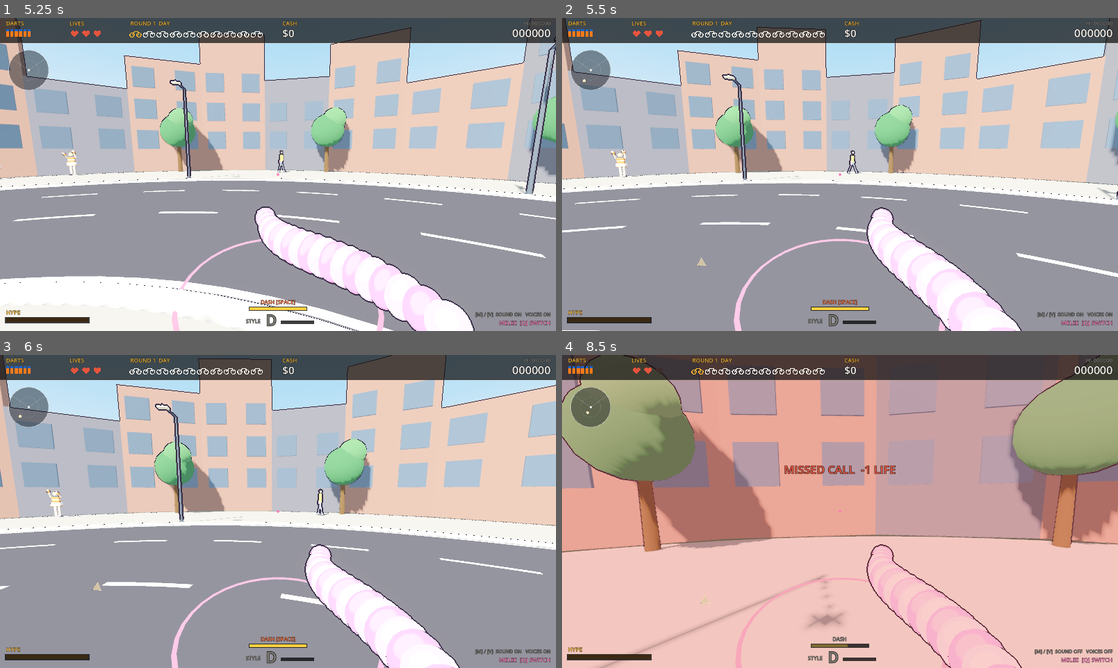
Above: before the commit, frames 1-4 (two rows, left to right).
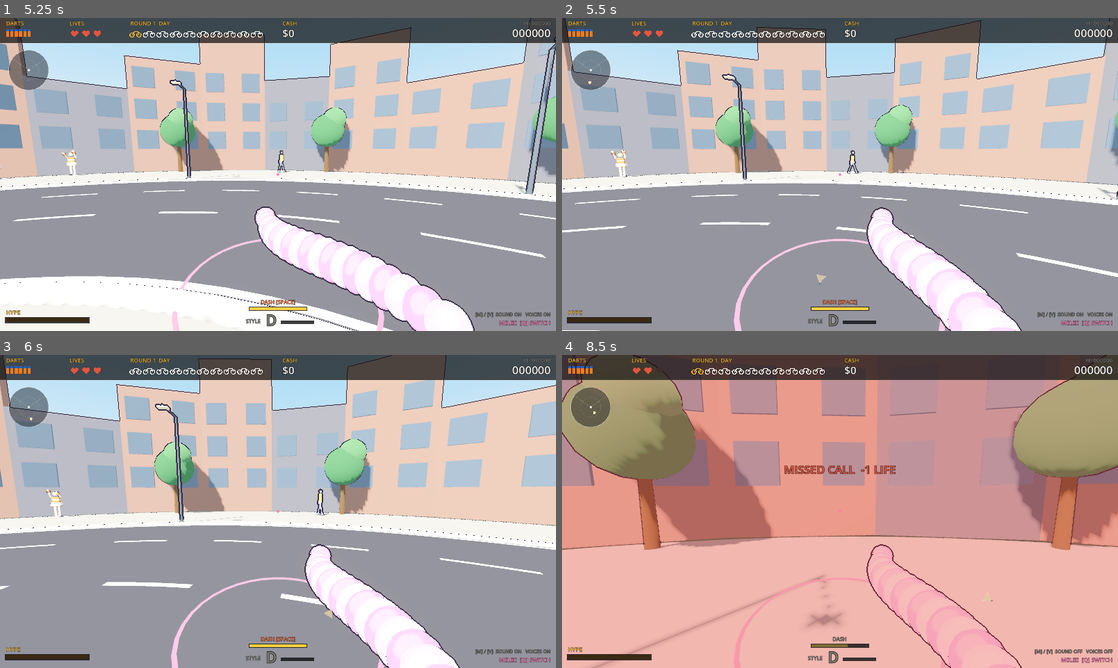
Above: after the commit, the same moments.

Repository: GVihi/FstreliBiciklina3D
Game: Godot game, scene res://main.tscn
The game is run twice, just before and just after one commit, with the same random seed, the same clock (stepped at 60 frames per second) and the same inputs.
Inputs (mouse positions are in pixels of both pictures, inside the frame that each line leads up to):
- Up to frame 1 (5.25 s): tap Enter at 0.5, 3.5 s; move the mouse to (400, 158) at 0.52 s; hold Right 0.53-1.28 s; tap R at 0.6 s; click (400, 158) at 0.67 s; tap Space at 0.77, 1.52, 2.75, 3.77, 4.25 s; move the mouse to (250, 174) at 1.27 s; hold W 1.28-2.75 s; tap Q at 1.35 s; move the mouse to (289, 168) at 2.02 s; tap Tab at 2.1 s; drag from (250, 237) to (111, 127) at 2.77 s; move the mouse to (444, 221) at 3.52 s; hold Left 3.53-4.25 s; tap Keypad Enter at 3.6 s; drag from (111, 127) to (194, 96) at 4.27 s; move the mouse to (283, 174) at 5.02 s; hold W from 5.03 s (still down); tap 2 at 5.1 s; click (283, 174) at 5.17 s
- Up to frame 2 (5.5 s): keep holding W
- Up to frame 3 (6 s): move the mouse to (255, 505) at 5.77 s; release W at 5.78 s; hold Right from 5.78 s (still down); tap 3 at 5.85 s
- Up to frame 4 (8.5 s): tap Space at 6.02, 6.77, 7.52 s; move the mouse to (867, 511) at 6.52 s; release Right at 6.53 s; hold W from 6.53 s (still down); tap 4 at 6.6 s; move the mouse to (812, 511) at 7.27 s; tap M at 7.35 s; click (812, 511) at 7.42 s; move the mouse to (851, 505) at 8.02 s; tap V at 8.1 s

Frame 1 is identical in both runs. In frame 2, less than 0.1% of the frame differs, in the area x 3-48%, y 19-86%; in frame 3, less than 0.1%; in frame 4, 3.2%, in the area x 0-100%, y 0-100%.

Commit message:
Move riders to riders.gd
Mechanical move of rider spawning, waves, movement, sound, collisions, hits
and detaching parts. Shared state stays on main.gd (g); main.gd calls
rider_sys.<fn>. No behaviour change.

Co-Authored-By: Claude Sonnet 5.5 <noreply@anthropic.com>
Claude-Session: https://claude.ai/code/session_01ShLHRRdnSYSZazKqP7QJMN

Diff:
--- a/scripts/main.gd
+++ b/scripts/main.gd
@@ -17,6 +17,7 @@
 const PickupsScript = preload("res://scripts/pickups.gd")
 const PhonesScript = preload("res://scripts/phones.gd")
 const BossesScript = preload("res://scripts/bosses.gd")
+const RidersScript = preload("res://scripts/riders.gd")
 
 # ------------------------------------------------------------------ tuning
 # The arena is a roundabout (ring.gd). All rules still work in "street" coordinates: x along the road,
@@ -397,6 +398,7 @@
 var pickup_sys = PickupsScript.new(self)   # pickups.gd: Pickups: drops from kills, floating collectibles, magnet and collection.
 var civ_sys = PedestriansScript.new(self)   # pedestrians.gd: Pedestrians (civilians): spawning, walking, getting hit.
 var boss_sys = BossesScript.new(self)   # bosses.gd: Bosses: spawning, telegraphed attacks, weak points, phases and defeat.
+var rider_sys = RidersScript.new(self)   # riders.gd: Riders: spawning waves, movement and sound, collisions, hits and losing parts.
 
 # the HUD calls these two on main, so they stay as thin wrappers
 func get_setting(id: String):
@@ -1689,11 +1691,11 @@
 				pending_boss = false
 				boss_sys.spawn_boss()
 			elif next_idx < PER_ROUND:
-				spawn_wave()
+				rider_sys.spawn_wave()
 		return
 	for i in range(riders.size() - 1, -1, -1):
 		if i < riders.size():
-			update_rider(riders[i], gdt)
+			rider_sys.update_rider(riders[i], gdt)
 
 # ================================================================== shotgun + melee
 func reload_step() -> float:
@@ -1841,7 +1843,7 @@
 
 	if target_hit:
 		if best_kind == "rider":
-			hit_rider(best_obj, 2 if lastshot else 1)
+			rider_sys.hit_rider(best_obj, 2 if lastshot else 1)
 		elif best_kind == "civ":
 			civ_sys.hit_civ(best_obj)
 		elif best_kind == "boss":
@@ -1903,7 +1905,7 @@
 		if r["mode"] != "fly" and r["mode"] != "away":
 			continue
 		if not Ring.hidden(r["x"]) and flat_dist_v(zc, rider_world(r, 0.0)) < zr * 0.8 + 0.9:
-			hit_rider(r, 2)
+			rider_sys.hit_rider(r, 2)
 			hit_any = true
 	if hit_any:
 		sfx.play3d("rubber", zc)
@@ -2004,7 +2006,7 @@
 	plastic_burst(tp)
 	sfx.play3d("phone_smash", tp)
 	if tgt.has("ln"):
-		hit_rider(tgt, 99)
+		rider_sys.hit_rider(tgt, 99)
 	else:
 		boss_sys.hit_boss(tgt, 3, false, 100.0)
 	hitstop = 0.12
@@ -2133,285 +2135,3 @@
 		var pos = Vector3(randf_range(-12.0, 12.0), randf_range(5.0, 9.0), randf_range(-9.0, 2.0))
 		spawn_particle(pos, Vector3(randf_range(-1.0, 1.0), randf_range(-1.0, 0.5), randf_range(-1.0, 1.0)),
 			randf_range(2.5, 4.0), pick_one(confetti_mats), Vector3(0.14, 0.01, 0.09), 1.5, randf_range(-8.0, 8.0))
-
-# ================================================================== riders
-func spawn_rider(lane_idx: int, dir: int) -> Dictionary:
-	var roll = randf()
-	var type = "pro"
-	if round_n >= 2 and roll < 0.2:
-		type = "sprinter"
-	elif round_n >= 2 and roll < 0.4:
-		type = "courier"
-	if round_n >= 2 and randf() < minf(0.36, 0.12 + round_n * 0.04):
-		type = "tough"
-	var kit_i = randi() % 4
-	if type == "sprinter":
-		kit_i = 4
-	elif type == "courier":
-		kit_i = 0
-	elif type == "tough":
-		kit_i = 5
-	var kit = Models.kit_of(kit_i)
-	var diff = 1.0 + (round_n - 1) * 0.13 + next_idx * 0.03
-	var base = 165.0 * RIDER_SCALE * diff * TYPES[type]["sp"]
-	var hp = 1
-	if type == "tough":
-		hp = 3 if round_n >= 5 else 2
-	var m = Models.build_rider(type, kit)
-	add_child(m["root"])
-	var x0 = -(ARENA_HX + 2.0) if dir > 0 else (ARENA_HX + 2.0)
-	place(m["root"], x0, 0.0, LANE_Z[lane_idx])
-	face_rider(m, dir)
-	var r = {
-		"x": x0, "dir": dir, "ln": lane_idx, "base": base, "spd": base, "tgt": base,
-		"chg": randf_range(0.5, 1.2), "wph": 0.0, "cph": 0.0, "mode": "fly", "t": 0.0, "age": 0.0,
-		"entered": false, "type": type, "idx": next_idx, "model": m, "parts": [], "kit": kit,
-		"limit": maxf(3.0, 6.1 - round_n * 0.35) + RIDER_TIME_BONUS,
-		"hp": hp, "max_hp": hp, "flash": 0.0, "snd": null, "gone": false,
-		"can_throw": randf() < clampf(0.55 + 0.06 * round_n, 0.6, 0.9), "throw_t": randf_range(0.5, 1.4), "wind_t": 0.0
-	}
-	next_idx += 1
-	riders.append(r)
-	r["snd"] = sfx.make_loop("loop_rider", m["root"], Vector3(0, 1.0, 0))
-	Models.pose_rider(m, 0.0, 0.0)
-	return r
-
-func spawn_wave() -> void:
-	var remaining = PER_ROUND - next_idx
-	var n = 1
-	if round_n >= 2 and remaining >= 2 and randf() < minf(0.55, 0.12 + round_n * 0.08):
-		n = 2
-	var order = [0, 1, 2]
-	order.shuffle()
-	var dir = 1 if randf() < 0.5 else -1
-	for k in range(n):
-		var d = dir
-		if k > 0 and randf() < 0.5:
-			d = -dir
-		var r = spawn_rider(order[k], d)
-		if n == 2:
-			r["limit"] += 1.0
-	wave_miss = false
-
-func face_rider(m: Dictionary, dir: int) -> void:
-	var pv: Node3D = m["pivot"]
-	pv.rotation = Vector3(0.0, 0.0 if dir > 0 else PI, 0.0)
-
-func update_rider_sound(r: Dictionary) -> void:
-	var spd_px = r["spd"] / PX_TO_M
-	var vol = 0.05 * clampf(spd_px / 250.0, 0.4, 1.8)
-	sfx.set_loop(r["snd"], vol * 2.2, (500.0 + spd_px * 1.6) / 700.0)
-
-# standing on the road is dangerous: a rider that reaches you knocks you down (a dash through it is a perfect dodge)
-func rider_collide(r: Dictionary) -> void:
-	if state != "play" or Ring.hidden(r["x"]):
-		return
-	var rp = rider_world(r, 0.0)
-	if Vector2(rp.x - player.position.x, rp.z - player.position.z).length() < 0.95:
-		damage_player("RUN OVER BY A CYCLIST", "run")
-
-func update_rider(r: Dictionary, dt: float) -> void:
-	var m = r["model"]
-	var root: Node3D = m["root"]
-	var mode = r["mode"]
-	if r["flash"] > 0.0:
-		r["flash"] -= dt
-		if r["flash"] <= 0.0:
-			set_flash(root, false)
-	if mode == "fly":
-		r["age"] += dt
-		r["chg"] -= dt
-		if r["chg"] <= 0.0:
-			var roll = randf()
-			if roll < 0.22:
-				r["tgt"] = r["base"] * randf_range(1.8, 2.3)
-				r["chg"] = randf_range(0.3, 0.5)
-			elif roll < 0.42:
-				r["tgt"] = r["base"] * randf_range(0.3, 0.5)
-				r["chg"] = randf_range(0.4, 0.8)
-			else:
-				r["tgt"] = r["base"] * randf_range(0.7, 1.4)
-				r["chg"] = randf_range(0.5, 1.3)
-		var mul = 1.0 + r["age"] * 0.08
-		r["spd"] += (r["tgt"] * mul - r["spd"]) * minf(1.0, dt * 3.0)
-		r["x"] += r["dir"] * r["spd"] * dt
-		if not r["entered"] and not Ring.hidden(r["x"]):
-			r["entered"] = true
-		if r["entered"]:                                  # riders keep circling: through the tunnel and round again
-			if r["x"] > ARENA_HX:
-				r["x"] -= 2.0 * ARENA_HX
-			elif r["x"] < -ARENA_HX:
-				r["x"] += 2.0 * ARENA_HX
-		r["wph"] += r["spd"] * dt / 0.34
-		r["cph"] += dt * (6.0 + 0.444 * r["spd"])
-		face_rider(m, r["dir"])
-		place(root, r["x"], sin(r["age"] * 10.0) * 0.015, LANE_Z[r["ln"]])
-		Models.pose_rider(m, r["cph"], r["wph"])
-		update_rider_sound(r)
-		rider_collide(r)
-		if r["wind_t"] > 0.0:
-			r["wind_t"] -= dt
-			if r["wind_t"] <= 0.0:
-				phone_sys.launch_phone(r)
-		elif r["can_throw"] and r["entered"] and not Ring.hidden(r["x"]) and phones.size() < 3:
-			r["throw_t"] -= dt
-			if r["throw_t"] <= 0.0:
-				if throw_cool <= 0.0 and state == "play":
-					phone_sys.start_throw(r)
-				else:
-					r["throw_t"] = 0.3
-		if r["age"] > r["limit"]:
-			r["mode"] = "away"
-			r["dir"] = -1 if r["x"] < 0.0 else 1
-			face_rider(m, r["dir"])
-			sfx.play3d("whoosh", root.position)
-	elif mode == "away":
-		r["spd"] = minf(39.0, r["spd"] + 26.0 * dt)
-		r["x"] += r["dir"] * r["spd"] * dt
-		r["wph"] += r["spd"] * dt / 0.34
-		r["cph"] += dt * (6.0 + 0.444 * r["spd"])
-		place(root, r["x"], 0.0, LANE_Z[r["ln"]])
-		Models.pose_rider(m, r["cph"], r["wph"])
-		update_rider_sound(r)
-		rider_collide(r)
-		if absf(r["x"]) > ARENA_HX + 2.6:
-			resolve(r, false)
-	elif mode == "hit":
-		r["t"] += dt
-		m["pivot"].visible = (int(r["t"] * 30.0) % 2 == 1)
-		if r["t"] > 0.3:
-			m["pivot"].visible = true
-			spawn_parts(r)
-			r["mode"] = "fall"
-			r["t"] = 0.0
-	elif mode == "fall":
-		r["t"] += dt
-		var alive = 0
-		for p in r["parts"]:
-			if p["done"]:
-				continue
-			var node: Node3D = p["node"]
-			var v: Vector3 = p["vel"]
-			if not p["landed"]:
-				v.y -= GRAVITY * dt
-				node.position += v * dt
-				node.rotation += p["av"] * dt
-				if node.position.y <= p["floor"] and v.y < 0.0:
-					node.position = Vector3(node.position.x, p["floor"], node.position.z)
-					if absf(v.y) > 2.5:
-						var k = clampf(absf(v.y) / 10.0, 0.2, 1.0)
-						sfx.play3d("land_s" if k < 0.4 else ("land_m" if k < 0.75 else "land_l"), node.position)
-						v.y = -v.y * 0.3
-						v.x *= 0.65
-						v.z *= 0.65
-						p["av"] = p["av"] * 0.5
-					else:
-						v.y = 0.0
-						p["landed"] = true
-			else:
-				v.x *= maxf(0.0, 1.0 - 3.0 * dt)
-				v.z *= maxf(0.0, 1.0 - 3.0 * dt)
-				node.position += Vector3(v.x, 0.0, v.z) * dt
-				var kk = minf(1.0, dt * 8.0)
-				var rot: Vector3 = node.rotation
-				rot.x = lerp_angle(rot.x, p["rest_x"], kk)
-				rot.z = lerp_angle(rot.z, 0.0, kk)
-				node.rotation = rot
-				p["rest"] += dt
-				if p["rest"] > 1.0:
-					p["done"] = true
-			p["vel"] = v
-			node.position = Ring.clamp_road(node.position)
-			if r["t"] > 4.0:
-				p["done"] = true
-			if not p["done"]:
-				alive += 1
-		if alive == 0:
-			resolve(r, true)
-
-func hit_rider(r: Dictionary, dmg: int) -> void:
-	r["hp"] -= dmg
-	var wpos = tw3(r["x"], 1.0, LANE_Z[r["ln"]])
-	if r["hp"] > 0:
-		r["flash"] = 0.15
-		set_flash(r["model"]["root"], true)
-		sfx.play3d("thud", wpos)
-		sfx.play3d("clank2", wpos)
-		var arm = int(round(150.0 * (1.0 + 0.1 * (round_n - 1))))
-		score += arm * (2 if hype_t > 0.0 else 1)
-		hi_check()
-		add_hype(6.0)
-		add_popup(wpos + Vector3(0, 1.2, 0), "ARMOURED  %d LEFT" % r["hp"], WHITE, true)
-		burst(wpos, 6, ["#f2b630"], 3.0, 0.3, 0.4, 0.06)
-		return
-	r["mode"] = "hit"
-	r["t"] = 0.0
-	r["wind_t"] = 0.0
-	sfx.stop_loop(r["snd"])
-	r["snd"] = null
-	sfx.play3d("hit", wpos)
-	shots_hit += 1
-	combo = mini(5, combo + 1)
-	best_combo = maxi(best_combo, combo)
-	var pts = int(round(500.0 * TYPES[r["type"]]["pts"] * LANE_MULT[r["ln"]] * (1.0 + 0.1 * (round_n - 1))))
-	pts *= combo
-	if hype_t > 0.0:
-		pts *= 2
-	if melee:
-		pts = int(round(pts * 1.5))
-	pts = int(round(pts * style_mul()))
-	score += pts
-	hi_check()
-	add_hype(10.0 + 3.0 * combo)
-	cheer = maxf(cheer, 0.7 + 0.1 * combo)
-	combo_shout()
-	add_style(12.0 + (6.0 if melee else 0.0))
-	add_cash(13 if r["type"] == "tough" else 5)
-	hitstop = maxf(hitstop, 0.09 if melee else 0.04)
-	pickup_sys.drop_kill(wpos + Vector3(0, 0.5, 0), r["type"] == "tough")
-	var label = "+%d" % pts
-	if combo > 1:
-		label += "  x%d" % combo
-	add_popup(wpos + Vector3(0, 1.0, 0), label, GOLD)
-	add_popup(wpos + Vector3(0, 0.5, 0), "JOJ!", WHITE, true)
-	burst(wpos, 10, ["#ff9a3a"], 4.0, 0.3, 0.5, 0.06)
-	sfx.v_yelp(wpos)
-	if randf() < 0.4:
-		sfx.say("rider_hit")
-
-func spawn_parts(r: Dictionary) -> void:
-	var m = r["model"]
-	var dirf = float(r["dir"])
-	var sgn = 1.0 if randf() < 0.5 else -1.0
-	r["parts"].append(detach_part(m["bike"],
-		street_vel(r["x"], dirf * r["spd"] * 0.45 + randf_range(-1.0, 1.0), randf_range(2.5, 4.0), randf_range(-1.5, 1.5)),
-		Vector3(randf_range(-6.0, 6.0), randf_range(-4.0, 4.0), randf_range(-6.0, 6.0)), 0.09, sgn * PI * 0.5))
-	if r["type"] == "tough":
-		# the armoured rider jumps off the bike and runs at you
-		boss_sys.spawn_runner(r)
-		var man: Node3D = m["man"]
-		man.queue_free()
-	else:
-		r["parts"].append(detach_part(m["man"],
-			street_vel(r["x"], dirf * r["spd"] * 0.35 + randf_range(-1.5, 1.5), randf_range(4.0, 5.5), randf_range(-1.5, 1.5)),
-			Vector3(randf_range(-5.0, 5.0), randf_range(-3.0, 3.0), randf_range(-5.0, 5.0)), 0.2, -sgn * PI * 0.5))
-
-func detach_part(node: Node3D, vel: Vector3, av: Vector3, floor_y: float, rest_x: float) -> Dictionary:
-	var gt = node.global_transform
-	node.get_parent().remove_child(node)
-	add_child(node)
-	node.global_transform = gt
-	return {"node": node, "vel": vel, "av": av, "floor": floor_y, "rest_x": rest_x, "landed": false, "rest": 0.0, "done": false}
-
-func resolve(r: Dictionary, hit: bool) -> void:
-	var i = riders.find(r)
-	if i >= 0:
-		riders.remove_at(i)
-	free_rider(r)
-	hits[r["idx"]] = hit
-	if not hit:
-		combo = 0
-		wave_miss = true
-		if randf() < 0.35:
-			sfx.say("taunt")
-	after_wave()
--- /dev/null
+++ b/scripts/riders.gd
@@ -0,0 +1,293 @@
+extends RefCounted
+# Riders: spawning waves, movement and sound, collisions, hits and losing parts.
+# Shared game state stays on main.gd (g); this file holds the logic.
+
+const Models = preload("res://scripts/models.gd")
+const Ring = preload("res://scripts/ring.gd")
+
+var g = null
+
+func _init(game) -> void:
+	g = game
+
+# ================================================================== riders
+func spawn_rider(lane_idx: int, dir: int) -> Dictionary:
+	var roll = randf()
+	var type = "pro"
+	if g.round_n >= 2 and roll < 0.2:
+		type = "sprinter"
+	elif g.round_n >= 2 and roll < 0.4:
+		type = "courier"
+	if g.round_n >= 2 and randf() < minf(0.36, 0.12 + g.round_n * 0.04):
+		type = "tough"
+	var kit_i = randi() % 4
+	if type == "sprinter":
+		kit_i = 4
+	elif type == "courier":
+		kit_i = 0
+	elif type == "tough":
+		kit_i = 5
+	var kit = Models.kit_of(kit_i)
+	var diff = 1.0 + (g.round_n - 1) * 0.13 + g.next_idx * 0.03
+	var base = 165.0 * g.RIDER_SCALE * diff * g.TYPES[type]["sp"]
+	var hp = 1
+	if type == "tough":
+		hp = 3 if g.round_n >= 5 else 2
+	var m = Models.build_rider(type, kit)
+	g.add_child(m["root"])
+	var x0 = -(g.ARENA_HX + 2.0) if dir > 0 else (g.ARENA_HX + 2.0)
+	g.place(m["root"], x0, 0.0, g.LANE_Z[lane_idx])
+	face_rider(m, dir)
+	var r = {
+		"x": x0, "dir": dir, "ln": lane_idx, "base": base, "spd": base, "tgt": base,
+		"chg": randf_range(0.5, 1.2), "wph": 0.0, "cph": 0.0, "mode": "fly", "t": 0.0, "age": 0.0,
+		"entered": false, "type": type, "idx": g.next_idx, "model": m, "parts": [], "kit": kit,
+		"limit": maxf(3.0, 6.1 - g.round_n * 0.35) + g.RIDER_TIME_BONUS,
+		"hp": hp, "max_hp": hp, "flash": 0.0, "snd": null, "gone": false,
+		"can_throw": randf() < clampf(0.55 + 0.06 * g.round_n, 0.6, 0.9), "throw_t": randf_range(0.5, 1.4), "wind_t": 0.0
+	}
+	g.next_idx += 1
+	g.riders.append(r)
+	r["snd"] = g.sfx.make_loop("loop_rider", m["root"], Vector3(0, 1.0, 0))
+	Models.pose_rider(m, 0.0, 0.0)
+	return r
+
+func spawn_wave() -> void:
+	var remaining = g.PER_ROUND - g.next_idx
+	var n = 1
+	if g.round_n >= 2 and remaining >= 2 and randf() < minf(0.55, 0.12 + g.round_n * 0.08):
+		n = 2
+	var order = [0, 1, 2]
+	order.shuffle()
+	var dir = 1 if randf() < 0.5 else -1
+	for k in range(n):
+		var d = dir
+		if k > 0 and randf() < 0.5:
+			d = -dir
+		var r = spawn_rider(order[k], d)
+		if n == 2:
+			r["limit"] += 1.0
+	g.wave_miss = false
+
+func face_rider(m: Dictionary, dir: int) -> void:
+	var pv: Node3D = m["pivot"]
+	pv.rotation = Vector3(0.0, 0.0 if dir > 0 else PI, 0.0)
+
+func update_rider_sound(r: Dictionary) -> void:
+	var spd_px = r["spd"] / g.PX_TO_M
+	var vol = 0.05 * clampf(spd_px / 250.0, 0.4, 1.8)
+	g.sfx.set_loop(r["snd"], vol * 2.2, (500.0 + spd_px * 1.6) / 700.0)
+
+# standing on the road is dangerous: a rider that reaches you knocks you down (a dash through it is a perfect dodge)
+func rider_collide(r: Dictionary) -> void:
+	if g.state != "play" or Ring.hidden(r["x"]):
+		return
+	var rp = g.rider_world(r, 0.0)
+	if Vector2(rp.x - g.player.position.x, rp.z - g.player.position.z).length() < 0.95:
+		g.damage_player("RUN OVER BY A CYCLIST", "run")
+
+func update_rider(r: Dictionary, dt: float) -> void:
+	var m = r["model"]
+	var root: Node3D = m["root"]
+	var mode = r["mode"]
+	if r["flash"] > 0.0:
+		r["flash"] -= dt
+		if r["flash"] <= 0.0:
+			g.set_flash(root, false)
+	if mode == "fly":
+		r["age"] += dt
+		r["chg"] -= dt
+		if r["chg"] <= 0.0:
+			var roll = randf()
+			if roll < 0.22:
+				r["tgt"] = r["base"] * randf_range(1.8, 2.3)
+				r["chg"] = randf_range(0.3, 0.5)
+			elif roll < 0.42:
+				r["tgt"] = r["base"] * randf_range(0.3, 0.5)
+				r["chg"] = randf_range(0.4, 0.8)
+			else:
+				r["tgt"] = r["base"] * randf_range(0.7, 1.4)
+				r["chg"] = randf_range(0.5, 1.3)
+		var mul = 1.0 + r["age"] * 0.08
+		r["spd"] += (r["tgt"] * mul - r["spd"]) * minf(1.0, dt * 3.0)
+		r["x"] += r["dir"] * r["spd"] * dt
+		if not r["entered"] and not Ring.hidden(r["x"]):
+			r["entered"] = true
+		if r["entered"]:                                  # riders keep circling: through the tunnel and round again
+			if r["x"] > g.ARENA_HX:
+				r["x"] -= 2.0 * g.ARENA_HX
+			elif r["x"] < -g.ARENA_HX:
+				r["x"] += 2.0 * g.ARENA_HX
+		r["wph"] += r["spd"] * dt / 0.34
+		r["cph"] += dt * (6.0 + 0.444 * r["spd"])
+		face_rider(m, r["dir"])
+		g.place(root, r["x"], sin(r["age"] * 10.0) * 0.015, g.LANE_Z[r["ln"]])
+		Models.pose_rider(m, r["cph"], r["wph"])
+		update_rider_sound(r)
+		rider_collide(r)
+		if r["wind_t"] > 0.0:
+			r["wind_t"] -= dt
+			if r["wind_t"] <= 0.0:
+				g.phone_sys.launch_phone(r)
+		elif r["can_throw"] and r["entered"] and not Ring.hidden(r["x"]) and g.phones.size() < 3:
+			r["throw_t"] -= dt
+			if r["throw_t"] <= 0.0:
+				if g.throw_cool <= 0.0 and g.state == "play":
+					g.phone_sys.start_throw(r)
+				else:
+					r["throw_t"] = 0.3
+		if r["age"] > r["limit"]:
+			r["mode"] = "away"
+			r["dir"] = -1 if r["x"] < 0.0 else 1
+			face_rider(m, r["dir"])
+			g.sfx.play3d("whoosh", root.position)
+	elif mode == "away":
+		r["spd"] = minf(39.0, r["spd"] + 26.0 * dt)
+		r["x"] += r["dir"] * r["spd"] * dt
+		r["wph"] += r["spd"] * dt / 0.34
+		r["cph"] += dt * (6.0 + 0.444 * r["spd"])
+		g.place(root, r["x"], 0.0, g.LANE_Z[r["ln"]])
+		Models.pose_rider(m, r["cph"], r["wph"])
+		update_rider_sound(r)
+		rider_collide(r)
+		if absf(r["x"]) > g.ARENA_HX + 2.6:
+			resolve(r, false)
+	elif mode == "hit":
+		r["t"] += dt
+		m["pivot"].visible = (int(r["t"] * 30.0) % 2 == 1)
+		if r["t"] > 0.3:
+			m["pivot"].visible = true
+			spawn_parts(r)
+			r["mode"] = "fall"
+			r["t"] = 0.0
+	elif mode == "fall":
+		r["t"] += dt
+		var alive = 0
+		for p in r["parts"]:
+			if p["done"]:
+				continue
+			var node: Node3D = p["node"]
+			var v: Vector3 = p["vel"]
+			if not p["landed"]:
+				v.y -= g.GRAVITY * dt
+				node.position += v * dt
+				node.rotation += p["av"] * dt
+				if node.position.y <= p["floor"] and v.y < 0.0:
+					node.position = Vector3(node.position.x, p["floor"], node.position.z)
+					if absf(v.y) > 2.5:
+						var k = clampf(absf(v.y) / 10.0, 0.2, 1.0)
+						g.sfx.play3d("land_s" if k < 0.4 else ("land_m" if k < 0.75 else "land_l"), node.position)
+						v.y = -v.y * 0.3
+						v.x *= 0.65
+						v.z *= 0.65
+						p["av"] = p["av"] * 0.5
+					else:
+						v.y = 0.0
+						p["landed"] = true
+			else:
+				v.x *= maxf(0.0, 1.0 - 3.0 * dt)
+				v.z *= maxf(0.0, 1.0 - 3.0 * dt)
+				node.position += Vector3(v.x, 0.0, v.z) * dt
+				var kk = minf(1.0, dt * 8.0)
+				var rot: Vector3 = node.rotation
+				rot.x = lerp_angle(rot.x, p["rest_x"], kk)
+				rot.z = lerp_angle(rot.z, 0.0, kk)
+				node.rotation = rot
+				p["rest"] += dt
+				if p["rest"] > 1.0:
+					p["done"] = true
+			p["vel"] = v
+			node.position = Ring.clamp_road(node.position)
+			if r["t"] > 4.0:
+				p["done"] = true
+			if not p["done"]:
+				alive += 1
+		if alive == 0:
+			resolve(r, true)
+
+func hit_rider(r: Dictionary, dmg: int) -> void:
+	r["hp"] -= dmg
+	var wpos = g.tw3(r["x"], 1.0, g.LANE_Z[r["ln"]])
+	if r["hp"] > 0:
+		r["flash"] = 0.15
+		g.set_flash(r["model"]["root"], true)
+		g.sfx.play3d("thud", wpos)
+		g.sfx.play3d("clank2", wpos)
+		var arm = int(round(150.0 * (1.0 + 0.1 * (g.round_n - 1))))
+		g.score += arm * (2 if g.hype_t > 0.0 else 1)
+		g.hi_check()
+		g.add_hype(6.0)
+		g.add_popup(wpos + Vector3(0, 1.2, 0), "ARMOURED  %d LEFT" % r["hp"], g.WHITE, true)
+		g.burst(wpos, 6, ["#f2b630"], 3.0, 0.3, 0.4, 0.06)
+		return
+	r["mode"] = "hit"
+	r["t"] = 0.0
+	r["wind_t"] = 0.0
+	g.sfx.stop_loop(r["snd"])
+	r["snd"] = null
+	g.sfx.play3d("hit", wpos)
+	g.shots_hit += 1
+	g.combo = mini(5, g.combo + 1)
+	g.best_combo = maxi(g.best_combo, g.combo)
+	var pts = int(round(500.0 * g.TYPES[r["type"]]["pts"] * g.LANE_MULT[r["ln"]] * (1.0 + 0.1 * (g.round_n - 1))))
+	pts *= g.combo
+	if g.hype_t > 0.0:
+		pts *= 2
+	if g.melee:
+		pts = int(round(pts * 1.5))
+	pts = int(round(pts * g.style_mul()))
+	g.score += pts
+	g.hi_check()
+	g.add_hype(10.0 + 3.0 * g.combo)
+	g.cheer = maxf(g.cheer, 0.7 + 0.1 * g.combo)
+	g.combo_shout()
+	g.add_style(12.0 + (6.0 if g.melee else 0.0))
+	g.add_cash(13 if r["type"] == "tough" else 5)
+	g.hitstop = maxf(g.hitstop, 0.09 if g.melee else 0.04)
+	g.pickup_sys.drop_kill(wpos + Vector3(0, 0.5, 0), r["type"] == "tough")
+	var label = "+%d" % pts
+	if g.combo > 1:
+		label += "  x%d" % g.combo
+	g.add_popup(wpos + Vector3(0, 1.0, 0), label, g.GOLD)
+	g.add_popup(wpos + Vector3(0, 0.5, 0), "JOJ!", g.WHITE, true)
+	g.burst(wpos, 10, ["#ff9a3a"], 4.0, 0.3, 0.5, 0.06)
+	g.sfx.v_yelp(wpos)
+	if randf() < 0.4:
+		g.sfx.say("rider_hit")
+
+func spawn_parts(r: Dictionary) -> void:
+	var m = r["model"]
+	var dirf = float(r["dir"])
+	var sgn = 1.0 if randf() < 0.5 else -1.0
+	r["parts"].append(detach_part(m["bike"],
+		g.street_vel(r["x"], dirf * r["spd"] * 0.45 + randf_range(-1.0, 1.0), randf_range(2.5, 4.0), randf_range(-1.5, 1.5)),
+		Vector3(randf_range(-6.0, 6.0), randf_range(-4.0, 4.0), randf_range(-6.0, 6.0)), 0.09, sgn * PI * 0.5))
+	if r["type"] == "tough":
+		# the armoured rider jumps off the bike and runs at you
+		g.boss_sys.spawn_runner(r)
+		var man: Node3D = m["man"]
+		man.queue_free()
+	else:
+		r["parts"].append(detach_part(m["man"],
+			g.street_vel(r["x"], dirf * r["spd"] * 0.35 + randf_range(-1.5, 1.5), randf_range(4.0, 5.5), randf_range(-1.5, 1.5)),
+			Vector3(randf_range(-5.0, 5.0), randf_range(-3.0, 3.0), randf_range(-5.0, 5.0)), 0.2, -sgn * PI * 0.5))
+
+func detach_part(node: Node3D, vel: Vector3, av: Vector3, floor_y: float, rest_x: float) -> Dictionary:
+	var gt = node.global_transform
+	node.get_parent().remove_child(node)
+	g.add_child(node)
+	node.global_transform = gt
+	return {"node": node, "vel": vel, "av": av, "floor": floor_y, "rest_x": rest_x, "landed": false, "rest": 0.0, "done": false}
+
+func resolve(r: Dictionary, hit: bool) -> void:
+	var i = g.riders.find(r)
+	if i >= 0:
+		g.riders.remove_at(i)
+	g.free_rider(r)
+	g.hits[r["idx"]] = hit
+	if not hit:
+		g.combo = 0
+		g.wave_miss = true
+		if randf() < 0.35:
+			g.sfx.say("taunt")
+	g.after_wave()
